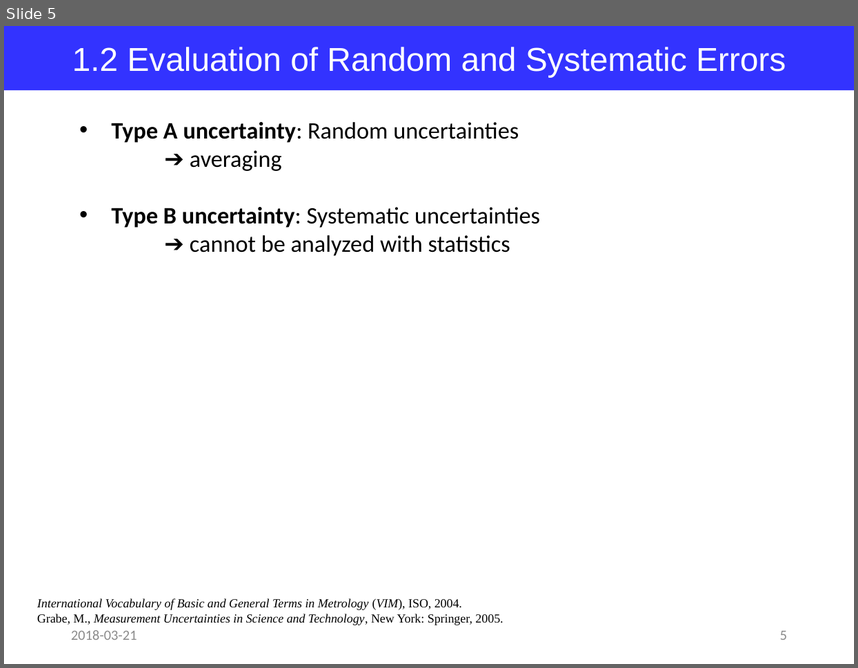
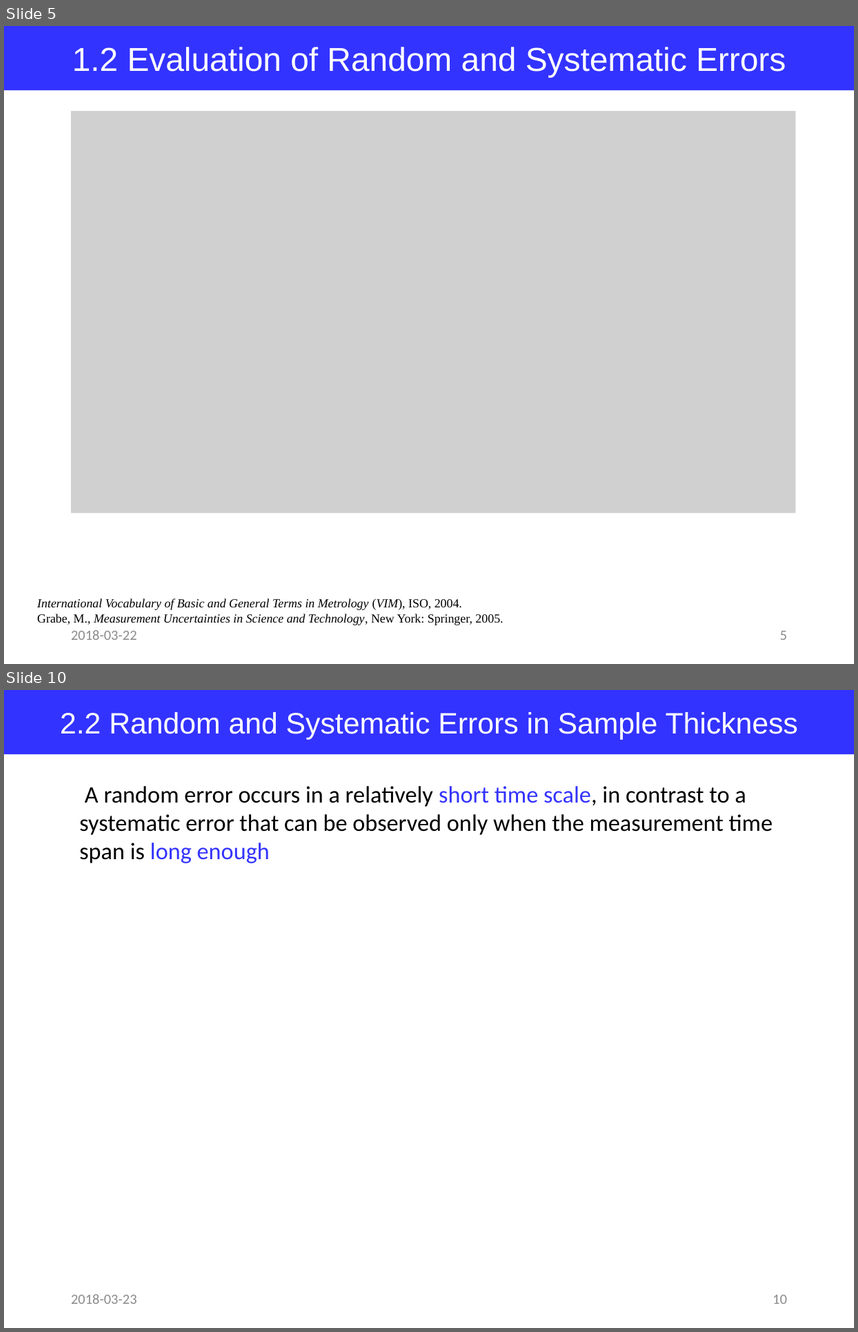
Before and after one commit to jglee96/NBTP_Lab, a slide deck: Terahertz Metrology/Ch4/Terahertz Metrology_Ch4.pptx. Shown one above the other, each under a label of ours: slide 5 before the commit, slides 5 and 10 after it; the slides between them are not shown. The pictures are 858x668 and 858x1332 pixels, drawn with LibreOffice and Linux fonts; fonts in the diff are those of the drawing; grey boxes stand for pictures. Boxes give left, top, right and bottom in pixels: in the first picture for what was removed or moved away, otherwise in the second. Text is boxed around its words. In the diff, an @@ line names an element or a change of style, - is before the commit and + after.

```diff
--- a/Terahertz Metrology/Ch4/Terahertz Metrology_Ch4.pptx
+++ b/Terahertz Metrology/Ch4/Terahertz Metrology_Ch4.pptx
@@ slide 10 added at bbox=[4, 690, 854, 1328], background #FFFFFF @@
@@ rectangle added at bbox=[4, 690, 854, 755], fill #3333FF, 25 pt, text #FFFFFF @@
+2.2 Random and Systematic Errors in Sample Thickness
@@ text added at bbox=[79, 786, 773, 863], 20 pt, text #000000 @@
+A random error occurs in a relatively short time scale, in contrast to a systematic error that can be observed only when the measurement time span is long enough
@@ text added at bbox=[71, 1294, 137, 1303], 12 pt, text #8C8C8C @@
+2018-03-23
@@ page number added at bbox=[773, 1294, 787, 1303], 12 pt, text #8C8C8C @@
+10
@@ slide 5 changed as well @@
@@ picture added at bbox=[71, 111, 795, 513] @@
@@ text removed at bbox=[112, 122, 540, 256] @@
-• Type A uncertainty: Random uncertainties
-➔ averaging
-• Type B uncertainty: Systematic uncertainties
-➔ cannot be analyzed with statistics
@@ text at bbox=[71, 630, 137, 639]: text changed @@
-2018-03-21
+2018-03-22
```
Also in this commit, not shown: 6 other slides changed, 3 other slides added.
